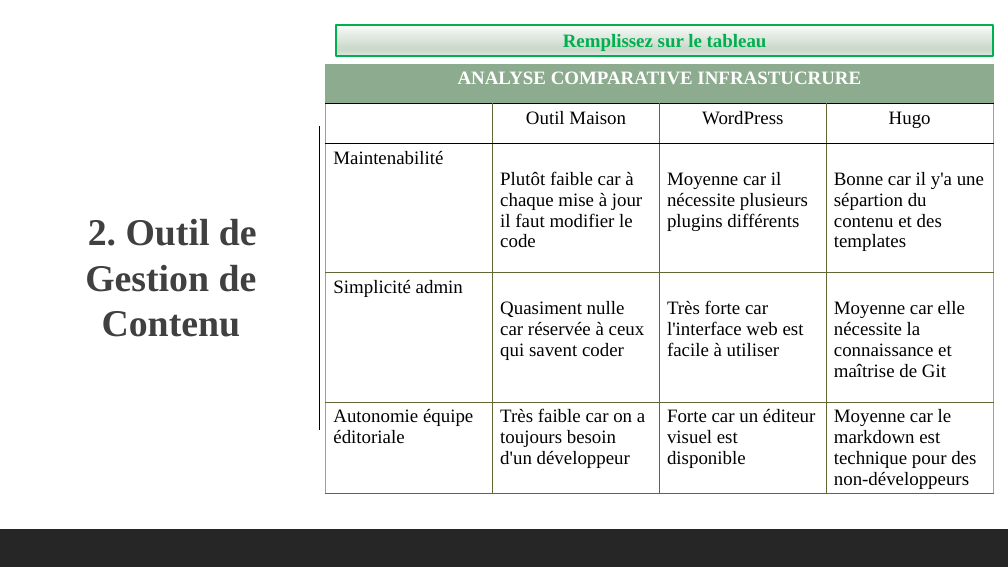
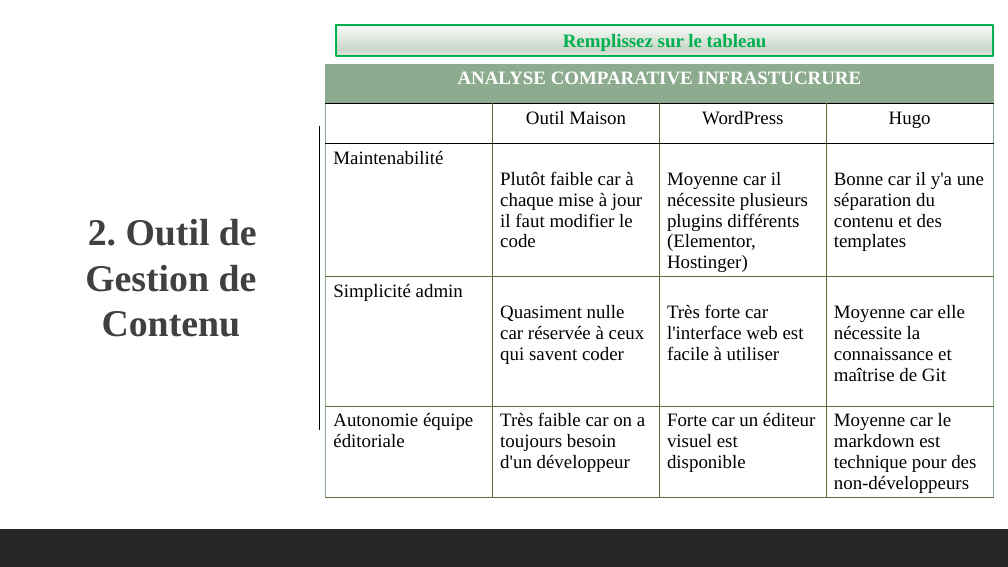
Before and after one commit to Mohamed-AmineHaddad/Ressourcerie, a slide deck: slide 3 of PPT_Activite_5_Groupe_24.pptx. Drawn at 1008x567 pixels with LibreOffice and Linux fonts; fonts in the diff are those of the drawing; background and template pictures are left out. Boxes give left, top, right and bottom in pixels: in the first picture for what was removed or moved away, otherwise in the second. Text is boxed around its words. In the diff, an @@ line names an element or a change of style, - is before the commit and + after.

```diff
--- a/PPT_Activite_5_Groupe_24.pptx
+++ b/PPT_Activite_5_Groupe_24.pptx
@@ table at bbox=[326, 64, 994, 515] @@
-row 3, column 3: Moyenne car il nécessite plusieurs plugins différents
+row 3, column 3: Moyenne car il nécessite plusieurs plugins différents (Elementor, Hostinger)
-row 3, column 4: Bonne car il y'a une sépartion du contenu et des templates
+row 3, column 4: Bonne car il y'a une séparation du contenu et des templates
```
Also in this commit, not shown: 2 other slides changed, 6 other files.
